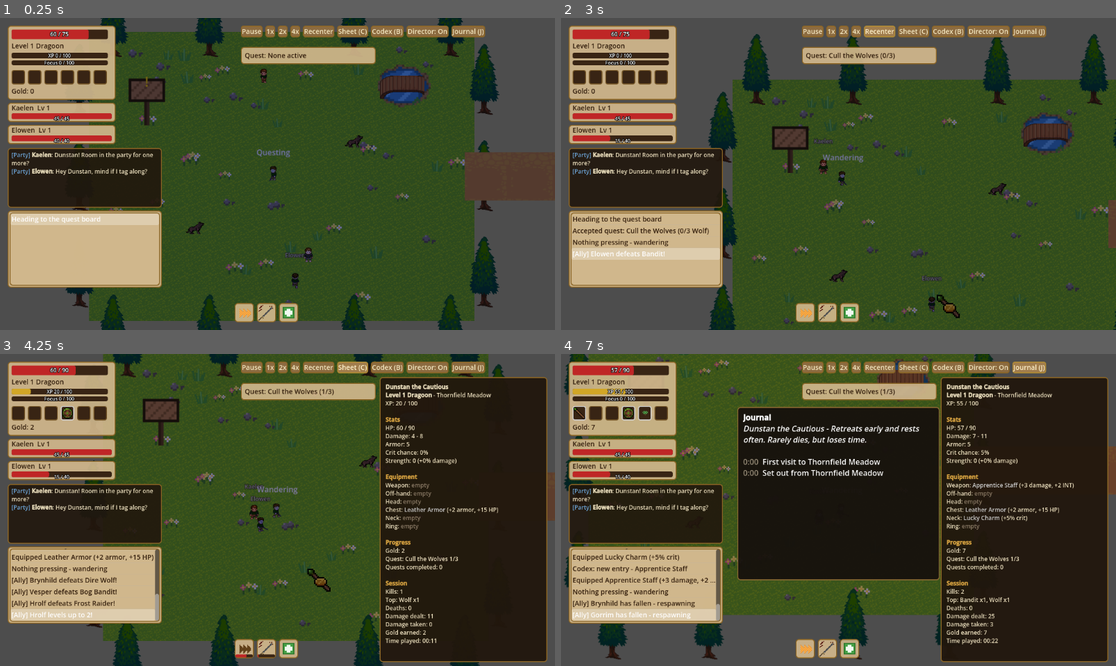
Above: before the commit, frames 1-4 (two rows, left to right).
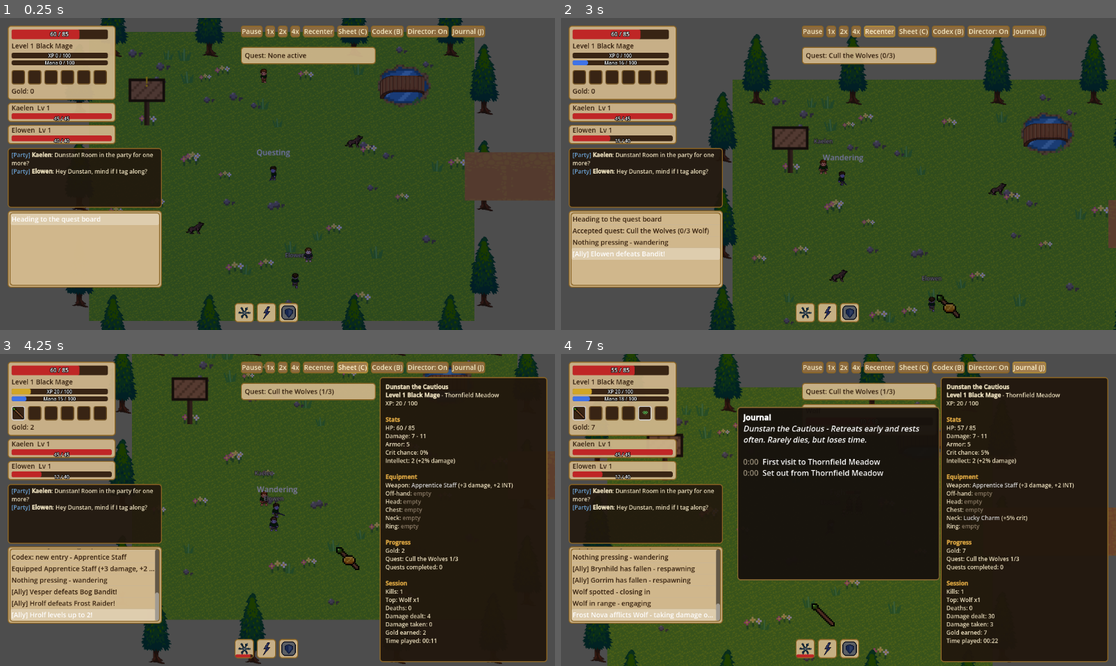
Above: after the commit, the same moments.

Repository: HexaLoid/ai-world-spectator
Game: Godot game, scene res://scenes/Main.tscn
The game is run twice, just before and just after one commit, with the same random seed, the same clock (stepped at 60 frames per second) and the same inputs.
Inputs:
- Up to frame 1 (0.25 s): no input
- Up to frame 2 (3 s): click "1x" at 0.5 s; click "2x" at 1.25 s; click "4x" at 2 s; click "Recenter" at 2.75 s
- Up to frame 3 (4.25 s): click "Sheet (C)" at 3.5 s
- Up to frame 4 (7 s): click "Codex (B)" at 4.25 s; click "Director: On" at 5 s; click "Director: Off" at 5.75 s; click "Journal (J)" at 6.5 s

The runs differ from the first frame. In frame 1, 0.4% of the frame differs, in the area x 6-54%, y 3-97%; in frame 2, 0.5%; in frame 3, 13%; in frame 4, 18%, in the area x 0-100%, y 0-100%.

Commit message:
Character: multi-hit, jump hit, ally heal, thief gold and job names
Co-Authored-By: Claude Sonnet 5 <noreply@anthropic.com>

Diff:
--- a/scripts/autoload/game_state.gd
+++ b/scripts/autoload/game_state.gd
@@ -98,6 +98,8 @@
 ## Visual effects (flash, shake, slow-mo, camera zoom). The balance sim turns
 ## this off so its results never depend on presentation.
 var fx_enabled: bool = true
+## Job picked on the character select screen ("" until chosen).
+var selected_job: String = ""
 
 var character: Node2D = null
 var camera: Camera2D = null
--- a/scripts/entities/character.gd
+++ b/scripts/entities/character.gd
@@ -116,8 +116,11 @@
 	GameState.character = self
 	add_to_group("combat_targets")
 	if character_class == "":
-		var class_ids := AbilityTable.CLASSES.keys()
-		character_class = class_ids[rng.randi_range(0, class_ids.size() - 1)]
+		if GameState.selected_job != "" and AbilityTable.CLASSES.has(GameState.selected_job):
+			character_class = GameState.selected_job
+		else:
+			var job_ids := AbilityTable.job_ids()
+			character_class = job_ids[rng.randi_range(0, job_ids.size() - 1)]
 	class_def = AbilityTable.CLASSES.get(character_class, {})
 	character_name = NameTable.pick(rng)
 	if character_trait == "" or not TraitTable.TRAITS.has(character_trait):
@@ -153,6 +156,7 @@
 		GameState.emit_signal("character_state_changed", current_state)
 		action_label.text = STATE_DISPLAY_NAMES.get(current_state, current_state.capitalize())
 	_act(delta, context)
+	_try_ally_heal()
 
 func _facing_from_velocity(vel: Vector2) -> String:
 	if vel.length() < 1.0:
@@ -590,6 +594,10 @@
 	global_position = hostile.global_position - to_hostile.normalized() * (ATTACK_RANGE * 0.9)
 	_gain_resource(float(def.get("resource_gain", 0.0)))
 	GameState.log_event("Uses %s on %s!" % [def.get("name", "an ability"), hostile.enemy_name])
+	var jump_mult := AbilityMath.jump_multiplier(def)
+	if jump_mult > 0.0:
+		var jump_roll := _roll_damage(attack_damage_min, attack_damage_max, jump_mult)
+		hostile.take_damage(int(jump_roll["damage"]), self, bool(jump_roll["is_crit"]))
 	return true
 
 ## Layers the class's non-gap-closer/self-heal abilities (a bonus-damage hit
@@ -626,11 +634,64 @@
 func _use_melee_hit(hostile: Node2D, ability_id: String, def: Dictionary) -> void:
 	_spend_resource(float(def.get("resource_cost", 0.0)))
 	_start_cooldown(ability_id, int(def.get("cooldown_ms", 0)))
-	var roll := _roll_damage(attack_damage_min, attack_damage_max, float(def.get("damage_multiplier", 1.0)))
-	var crit_suffix := " (Critical!)" if roll["is_crit"] else ""
-	GameState.log_event("%s hits %s for %d!%s" % [def.get("name", "An ability"), hostile.enemy_name, roll["damage"], crit_suffix])
-	hostile.take_damage(roll["damage"], self, roll["is_crit"])
+	var count := AbilityMath.hit_count(def)
+	var rolls: Array = []
+	var total := 0
+	var any_crit := false
+	for i in range(count):
+		var roll := _roll_damage(attack_damage_min, attack_damage_max, float(def.get("damage_multiplier", 1.0)))
+		rolls.append(roll)
+		total += int(roll["damage"])
+		any_crit = any_crit or bool(roll["is_crit"])
+	var crit_suffix := " (Critical!)" if any_crit else ""
+	if count == 1:
+		GameState.log_event("%s hits %s for %d!%s" % [def.get("name", "An ability"), hostile.enemy_name, total, crit_suffix])
+	else:
+		GameState.log_event("%s hits %s %d times for %d!%s" % [def.get("name", "An ability"), hostile.enemy_name, count, total, crit_suffix])
+	for roll in rolls:
+		if not is_instance_valid(hostile) or hostile.is_dead:
+			break
+		hostile.take_damage(int(roll["damage"]), self, bool(roll["is_crit"]))
 	attack_anim_until_ms = game_time_ms + ATTACK_ANIM_DURATION_MS
+
+## White Mage's Cure: heals the lowest-HP member among the character and its
+## party when one is below the ability's threshold. No-op for jobs without an
+## ally_heal ability (no rng use, no state change).
+func _try_ally_heal() -> void:
+	var ability_id := _find_class_ability_id("ally_heal")
+	if ability_id == "":
+		return
+	var def: Dictionary = AbilityTable.ABILITIES.get(ability_id, {})
+	if not _ability_ready(ability_id, float(def.get("resource_cost", 0.0))):
+		return
+	var members: Array = [self]
+	for ally in party:
+		if is_instance_valid(ally) and not ally.is_dead:
+			members.append(ally)
+	var hps: Array = []
+	var max_hps: Array = []
+	for member in members:
+		hps.append(member.hp)
+		max_hps.append(member.max_hp)
+	var index := AbilityMath.pick_heal_target(hps, max_hps, float(def.get("heal_below", 0.65)))
+	if index < 0:
+		return
+	_spend_resource(float(def.get("resource_cost", 0.0)))
+	_start_cooldown(ability_id, int(def.get("cooldown_ms", 0)))
+	var target = members[index]
+	target.receive_heal(AbilityMath.heal_amount(int(max_hps[index]), float(def.get("heal_percent", 0.0))))
+	var who: String = "herself" if target == self else String(target.player_name)
+	GameState.log_event("%s heals %s" % [def.get("name", "Cure"), who])
+
+## Restores HP from an ally's heal (see SimulatedPlayer's healer role).
+func receive_heal(amount: int) -> void:
+	if is_dead or amount <= 0:
+		return
+	var old_hp := hp
+	hp = mini(max_hp, hp + amount)
+	GameState.emit_signal("character_hp_changed", hp, max_hp)
+	if hp > old_hp:
+		GameState.emit_signal("damage_dealt", global_position, hp - old_hp, true)
 
 ## Checked at the start of the "flee"/"rest" states rather than folded into
 ## AIDecision, so the FSM's pure state-selection logic stays untouched — this
@@ -668,6 +729,7 @@
 	hp = mini(hp, max_hp)
 
 func _gain_gold(amount: int) -> void:
+	amount = roundi(float(amount) * float(class_def.get("gold_bonus_mult", 1.0)))
 	gold += amount
 	gold_earned += amount
 	GameState.emit_signal("gold_changed", gold)
@@ -691,6 +753,8 @@
 		"trait_title": TraitTable.title_of(character_trait),
 		"level": level,
 		"class_name": character_class,
+		"job_name": AbilityTable.job_name(character_class),
+		"role": String(class_def.get("role", "")),
 		"zone_name": String(ZoneTable.ZONES[current_zone_id]["name"]),
 		"xp": xp - prev_threshold,
 		"xp_next": 0 if next_threshold <= 0 else next_threshold - prev_threshold,
--- a/scripts/ui/sheet_text.gd
+++ b/scripts/ui/sheet_text.gd
@@ -21,7 +21,9 @@
 		var trait_title := String(snap.get("trait_title", ""))
 		lines.append("[b]%s[/b]" % (character_name if trait_title == "" else "%s %s" % [character_name, trait_title]))
 
-	var class_text := String(snap.get("class_name", "")).capitalize()
+	var class_text := String(snap.get("job_name", ""))
+	if class_text == "":
+		class_text = String(snap.get("class_name", "")).capitalize()
 	if class_text == "":
 		class_text = "Adventurer"
 	lines.append("[b]Level %d %s[/b] - %s" % [int(snap.get("level", 1)), class_text, String(snap.get("zone_name", "?"))])
--- a/scripts/ui/unit_frame.gd
+++ b/scripts/ui/unit_frame.gd
@@ -76,7 +76,7 @@
 func _on_leveled_up(level: int) -> void:
 	var class_name_display := ""
 	if GameState.character:
-		class_name_display = " %s" % GameState.character.character_class.capitalize()
+		class_name_display = " %s" % AbilityTable.job_name(GameState.character.character_class)
 	level_label.text = "Level %d%s" % [level, class_name_display]
 
 func _build_slots() -> void:
--- a/tests/suite_sheet_text.gd
+++ b/tests/suite_sheet_text.gd
@@ -83,4 +83,11 @@
 	var plain := _full_snapshot()
 	plain["character_name"] = "Aldric"
 	t.check(not SheetText.build(plain).contains("the Cautious"), "no trait title without the key")
+	# job name replaces the capitalized class id when present
+	var job_snap := _full_snapshot()
+	job_snap["class_name"] = "mage"
+	job_snap["job_name"] = "Black Mage"
+	t.check(SheetText.build(job_snap).contains("Level 3 Black Mage"), "sheet shows the job name")
+	var id_snap := _full_snapshot()
+	t.check(SheetText.build(id_snap).contains("Level 3 Warrior"), "no job_name: capitalized class id as before")
 	t.done()
